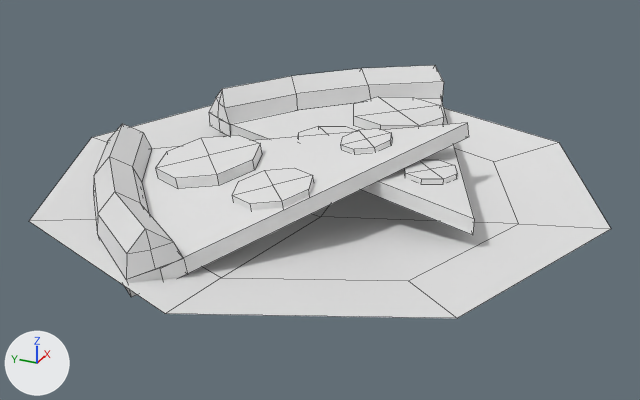
Two versions of the FBX model PFA-Episode2/Assets/_Graph/Mesh/Props/dishes/msh_dish_pizza.fbx, one commit apart.
Both versions are drawn from a camera (50 mm lens) standing at (-0.477, -0.214, 0.224) and looking at (-0.006, -0.002, -0.011). The axes (+X, +Y, +Z) are drawn at lower left. The lights are the same throughout. Mesh edges are drawn as thin lines.

Names of what the first picture shows: 'msh_dish_pizza'.
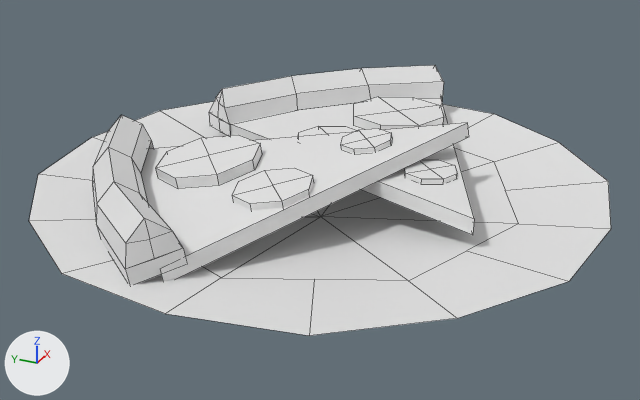
Changed parts and their boxes [x1, y1, x2, y2] in the pictures (640 x 400 px):
```json
{"object": "msh_dish_pizza", "change": "reshaped", "before": [29, 65, 611, 318], "after": [29, 65, 611, 335], "on screen": "7% taller"}
{"part": 1, "of": "me_msh_dish_pizza_001", "change": "built on", "before": [29, 105, 611, 318], "after": [29, 102, 611, 335]}
```

Scene script edits in JSON lines:
```json
{"block": "me_msh_dish_pizza_001", "where": "# used by ob_msh_dish_pizza; location = (0.0, 0.0, 0.0)"}
{"op": "remove", "block": "me_msh_dish_pizza_001", "code": "me_msh_dish_pizza_001.from_pydata(...)  # 195 vertices, 152 faces; spans x -0.179..0.181, y -0.179..0.179, z -0.026..0.035"}
{"op": "add", "block": "me_msh_dish_pizza_001", "code": "me_msh_dish_pizza_001.from_pydata(...)  # 211 vertices, 164 faces; spans x -0.179..0.181, y -0.179..0.179, z -0.026..0.035"}
{"block": "me_msh_dish_pizza_001", "change": "me_msh_dish_pizza_001 part 1"}
{"block": "me_msh_dish_pizza_001", "change": "12 faces are deleted"}
{"block": "me_msh_dish_pizza_001", "change": "32 vertices in x -0.162..-0.007, y 0.014..0.15, z -0.01..0.027 move by (0.0, 0.0, 0.006)"}
{"block": "me_msh_dish_pizza_001", "change": "16 vertices are added at x -0.168..0.168, y -0.168..0.168, z -0.006..0.002"}
{"block": "me_msh_dish_pizza_001", "change": "24 new faces join them"}
```
